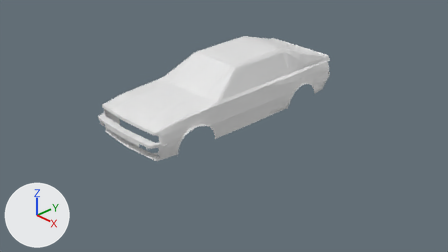
A saved change to the Blender file audi.blend.
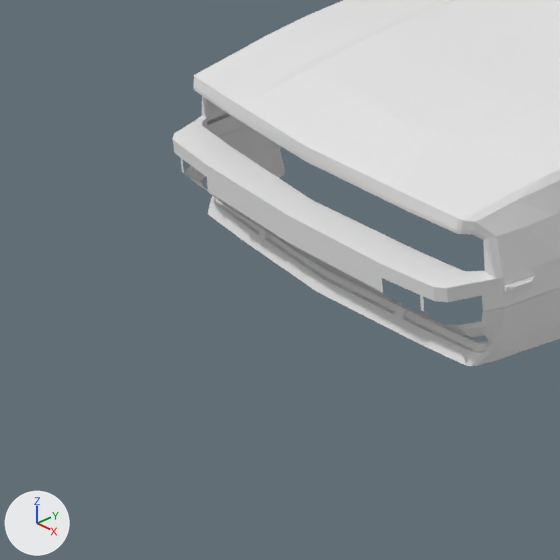
The first picture shows the older version from the file's camera 'Camera'. The close-ups show both versions on the part from 14% to 39% of the width and 36% to 79% of the height of that picture; other places that the commit changed are outside them. Arrows for +X, +Y and +Z are at lower left; the lights stay in place.

The first close-up shows 'body'.
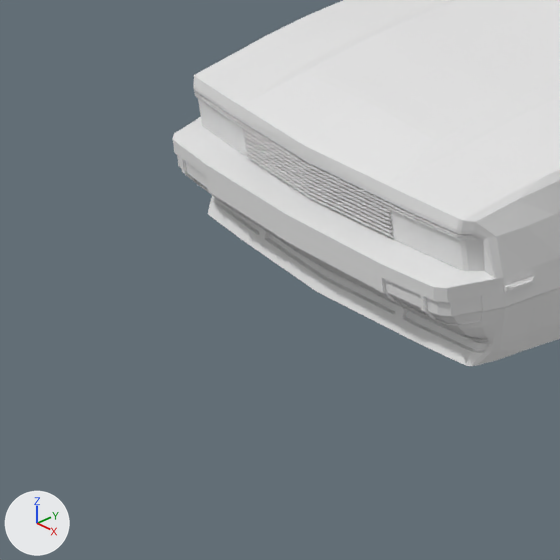
Pixel boxes (x1, y1, x2, y2) of what changed, in the close-ups (560 x 560 px):
'air vent', shown: after (194, 91, 485, 271)
'headlight', shown: after (198, 98, 478, 271)
'body.001', shown: after (177, 155, 488, 341)

Patch to the scene script:
```diff
--- a/audi.blend.py
+++ b/audi.blend.py
@@ ob_air_vent @@
 _m = ob_air_vent.modifiers.new('Mirror', 'MIRROR')
-ob_air_vent.hide_set(True)
@@ ob_headlight @@
 _m = ob_headlight.modifiers.new('Mirror', 'MIRROR')
-ob_headlight.hide_set(True)
@@ ob_body_001 @@
 _m = ob_body_001.modifiers.new('Mirror', 'MIRROR')
-ob_body_001.hide_set(True)
```
